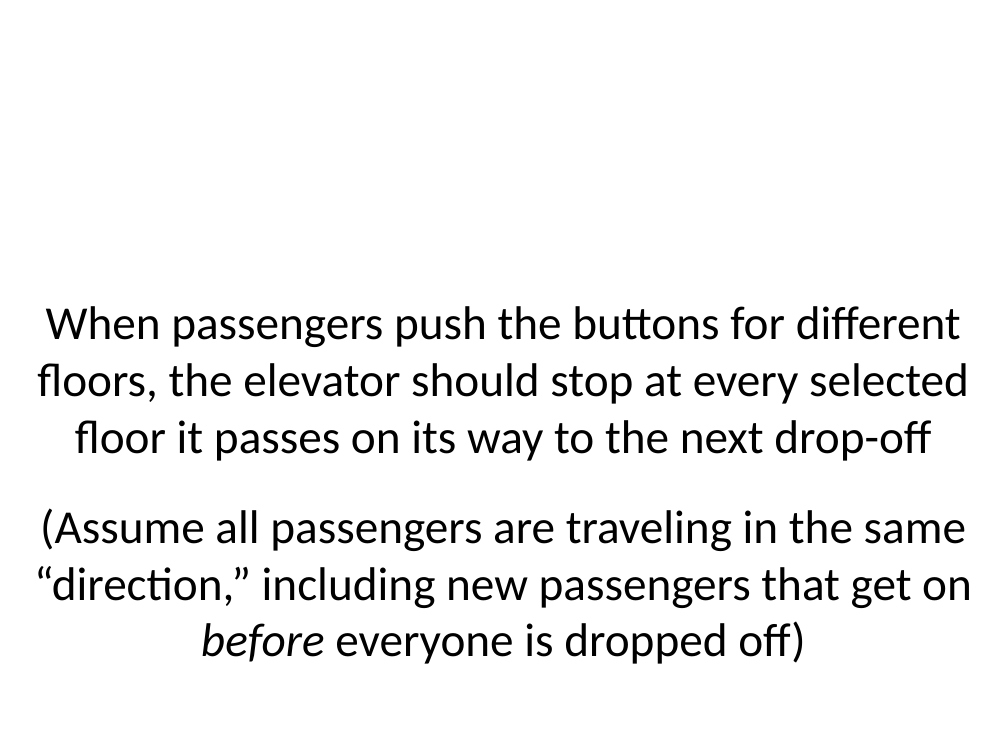
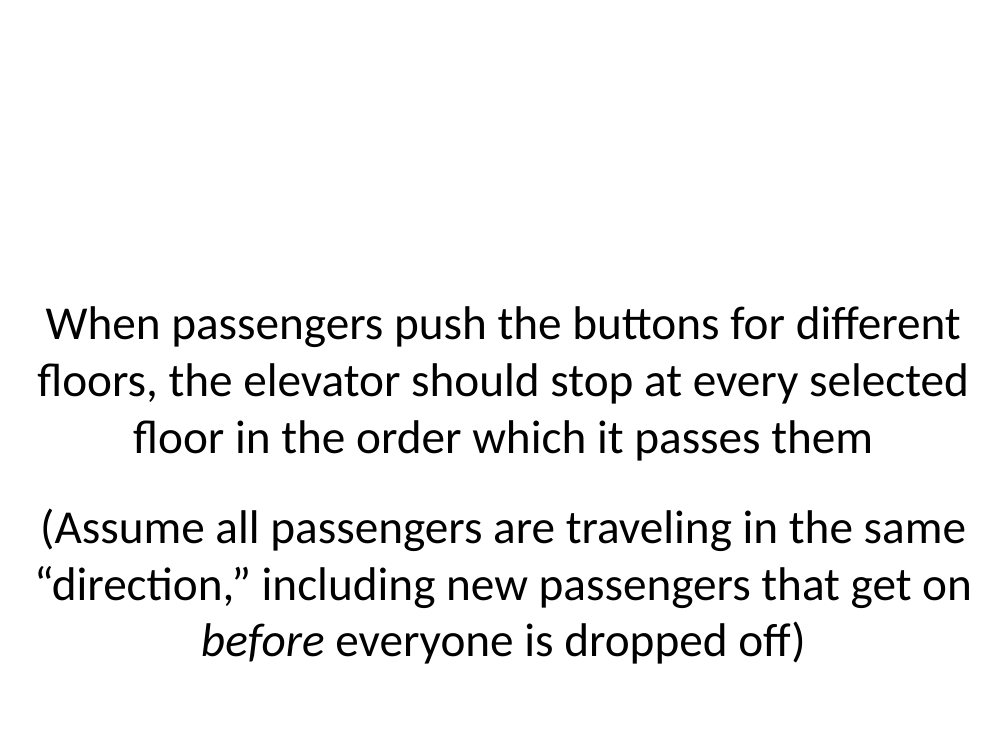
Before and after one commit to sl4mmy/presentations, a slide deck: slide 62 of tao-of-test-driven-development/tao-of-test-driven-development.ppt (slide 53 before the commit). Drawn at 1008x756 pixels with LibreOffice and Linux fonts; fonts in the diff are those of the drawing. Boxes give left, top, right and bottom in pixels: in the first picture for what was removed or moved away, otherwise in the second. Text is boxed around its words. In the diff, an @@ line names an element or a change of style, - is before the commit and + after.

```diff
--- a/tao-of-test-driven-development/tao-of-test-driven-development.ppt
+++ b/tao-of-test-driven-development/tao-of-test-driven-development.ppt
@@ text at (37, 306, 969, 461): text changed @@
-When passengers push the buttons for different floors, the elevator should stop at every selected floor it passes on its way to the next drop-off
+When passengers push the buttons for different floors, the elevator should stop at every selected floor in the order which it passes them
```
Also in this commit, not shown: 7 other slides changed, 9 slides added, 4 other files.
